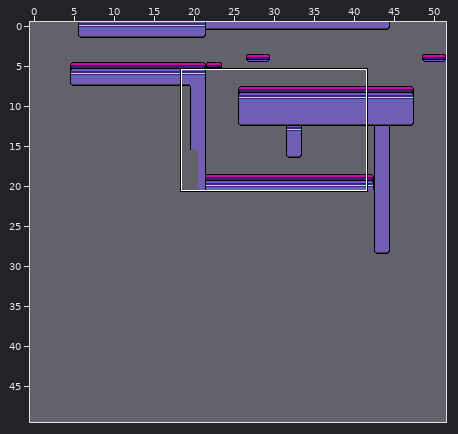
A Tiled map (JSON) gets an edit: assets/level/level_7.json. Above: a wide view before the commit, with the close-up outlined.
Close-up. The starting point:
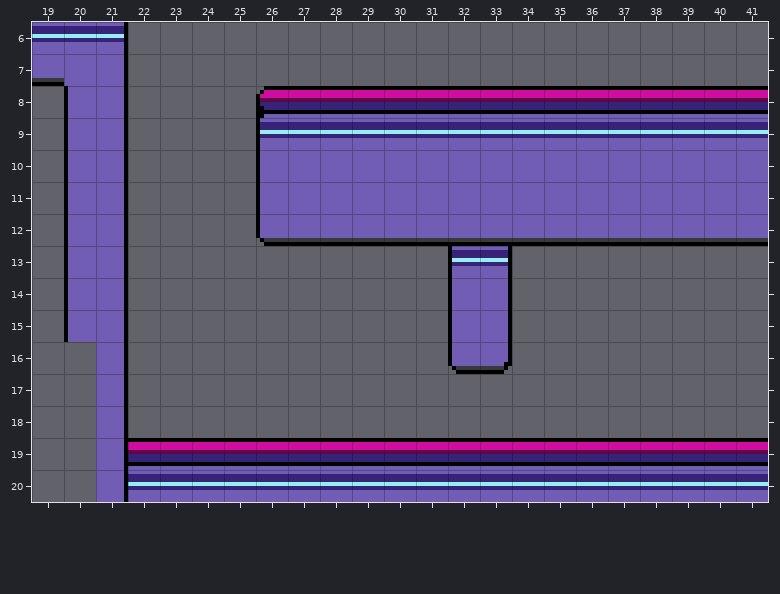
Cells are 8x8 px. Shown: x 19..41, y 6..20. The commit also changed other parts of the map, which this record leaves out.
New version:
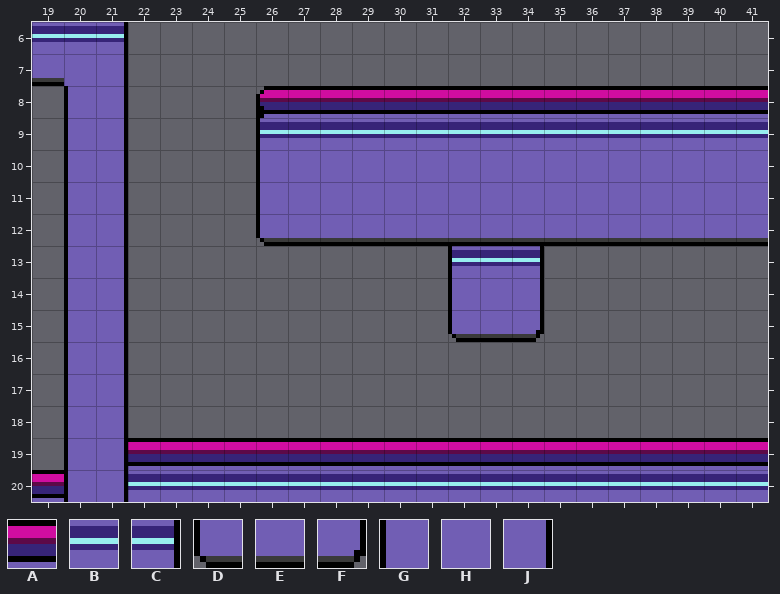
Key: from "wasteland": A 1, B 26, C 27, D 50, E 51, F 52, G 75, H 76, J 77.
_ is an empty cell, . an unchanged one.
The exact change:
--- layer "ground"
@@ x 19..34 @@
-13 ..............C_
-14 ..............J_
-15 .............GJ_
-16 ._...........DF.
-17 ._..............
-18 ._..............
-19 ._..............
-20 __..............
+13 ..............BC
+14 ..............HJ
+15 .............DEF
+16 .G...........__.
+17 .G..............
+18 .G..............
+19 .G..............
+20 AG..............
